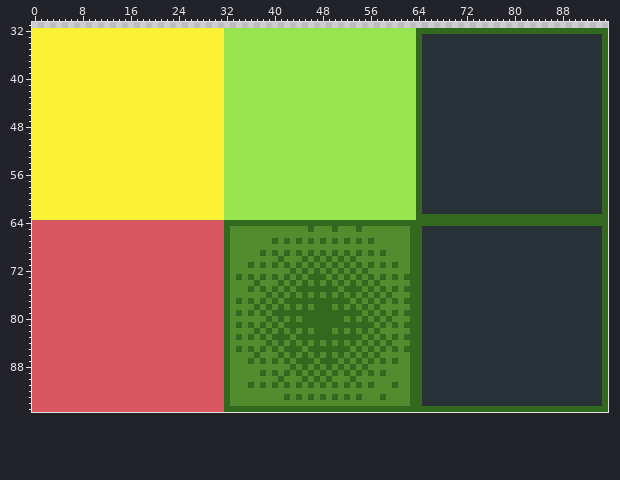
Two versions of one pixel-art file, Assets/AnimationImporter-master/tiles/tile_grill.ase. The picture above is the old version.
96x96 pixels, 1 frame. Shown: x 0..95, y 31..95.
The same view after the edit:
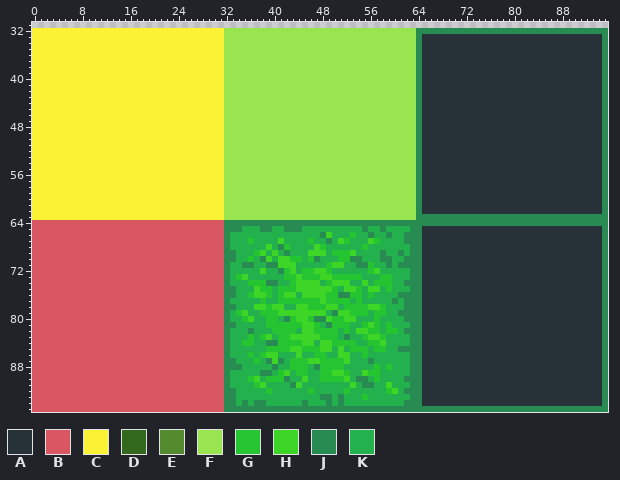
Palette (. is transparent): A #263238  B #d95763  C #fbf236  D #33691e  E #558b2f  F #99e550  G #25c531  H #3dd526  J #278b52  K #22b14c
Diff:
Changed rows in their new state; - is an unchanged pixel.
first column x 32:
32 --------------------------------JJJJJJJJJJJJJJJJJJJJJJJJJJJJJJJJ
33 --------------------------------J------------------------------J
34 --------------------------------J------------------------------J
35 --------------------------------J------------------------------J
36 --------------------------------J------------------------------J
37 --------------------------------J------------------------------J
38 --------------------------------J------------------------------J
39 --------------------------------J------------------------------J
40 --------------------------------J------------------------------J
41 --------------------------------J------------------------------J
42 --------------------------------J------------------------------J
43 --------------------------------J------------------------------J
44 --------------------------------J------------------------------J
45 --------------------------------J------------------------------J
46 --------------------------------J------------------------------J
47 --------------------------------J------------------------------J
48 --------------------------------J------------------------------J
49 --------------------------------J------------------------------J
50 --------------------------------J------------------------------J
51 --------------------------------J------------------------------J
52 --------------------------------J------------------------------J
53 --------------------------------J------------------------------J
54 --------------------------------J------------------------------J
55 --------------------------------J------------------------------J
56 --------------------------------J------------------------------J
57 --------------------------------J------------------------------J
58 --------------------------------J------------------------------J
59 --------------------------------J------------------------------J
60 --------------------------------J------------------------------J
61 --------------------------------J------------------------------J
62 --------------------------------J------------------------------J
63 --------------------------------JJJJJJJJJJJJJJJJJJJJJJJJJJJJJJJJ
64 JJJJJJJJJJJJJJJJJJJJJJJJJJJJJJJJJJJJJJJJJJJJJJJJJJJJJJJJJJJJJJJJ
65 JJJKKKJJKKJJJKKKKKKKKKKJKKJKKKKJJ------------------------------J
66 JKKKKKKKKKKKKKKKJHKKKGKKJKKJKKJJJ------------------------------J
67 JKKKGKKKKHKKKKGKKJKHGKKKHGKKKKJJJ------------------------------J
68 JKKKKKKHKJGKKKKHGKKKKKKGKKKKKKKJJ------------------------------J
69 JJKKKGHKHKJKKKHHHKGGGHKKKKJKKJKJJ------------------------------J
70 JJKKGKJHKHHGGKGJKKKGGJJKKKJJKKJJJ------------------------------J
71 JKKJJKKJJHHHKKKKKGHHKKJJGKKJKJJJJ------------------------------J
72 JKKKKKHKKJGHKGGHHGKKKKKKGHKKKKKJJ------------------------------J
73 JKGHKKKKKKGGHGGGHHGGGGGKKKGGKKKJJ------------------------------J
74 JKKKGGGJJKKGHHHHKGHHHKKHKGGGKKJJJ------------------------------J
75 JJKKKHGGKGGGHHHHHHGKHHGKHHKGKKKJJ------------------------------J
76 JJKKGHHGKGHHKHHHHGGJJGGKGKKKKJJJJ------------------------------J
77 JKKKKKGKKGGGGGGGHGGGGKGKKKKKJKJJJ------------------------------J
78 JJKKKHHGHHKKHHGGGHHKGGGGHHGKKKJJJ------------------------------J
79 JKGHKKGGGHHHHHHHHKJHHGGGKGGKKJJJJ------------------------------J
80 JKKGHKKGGKJGHHGJJHGGHHKKKGKKKKJJJ------------------------------J
81 JJKKKKKGGGGGGHHGKJGGGKKGHGKGKKKJJ------------------------------J
82 JKKKJKKKGGGGKHHGGGGKGKHHGGKGGKJJJ------------------------------J
83 JKKKGKGHKGGHHHHHGGGKJKKGHHGKKKKJJ------------------------------J
84 JKKGGKKJJGGGGHHKHHGGGGKKGGHKKKKJJ------------------------------J
85 JKKKKKKGGGGHHGGGHHKHKGGGKGGKKJJJJ------------------------------J
86 JKKKGKGHHKKKHKKGGKKHHKKGKKKKKKKJJ------------------------------J
87 JJKKKGKJHJKGGGHHGGGGHKKKJKKKKKKJJ------------------------------J
88 JJJKKKKKJKKGGGKJGGGGKKKKKGKGKKKJJ------------------------------J
89 JKKKKKJJKGHKGGKKGGHHGKKHGGKKKKKJJ------------------------------J
90 JKKKGHKGGGJKKHKKGGGGHKJJKGKKKKJJJ------------------------------J
91 JKKKKGHKKKKJHKKKKKKKKHKJJKKHKKKJJ------------------------------J
92 JJKKKKKGKKKKKKGKKKKKGKKKKKKGHKJJJ------------------------------J
93 JJKKKKKKKKKKKKKKJJKJKKKGKKKKKKKJJ------------------------------J
94 JJKJKJJKKKKKKJKKKJKJKKKKKKKKKKJJJ------------------------------J
95 JJJJJJJJJJJJJJJJJJJJJJJJJJJJJJJJJJJJJJJJJJJJJJJJJJJJJJJJJJJJJJJJ
Pixel boxes of the changes (left, top, right, bottom) in both pictures:
changed: (224, 28, 608, 412)
